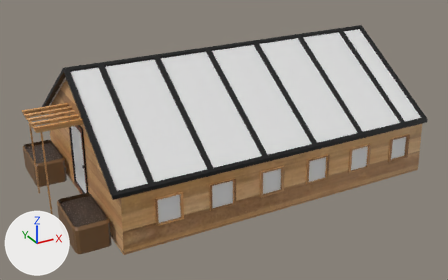
Renders of the FBX model Assets/3D Models/Greenhouse6.fbx from each side of a commit.
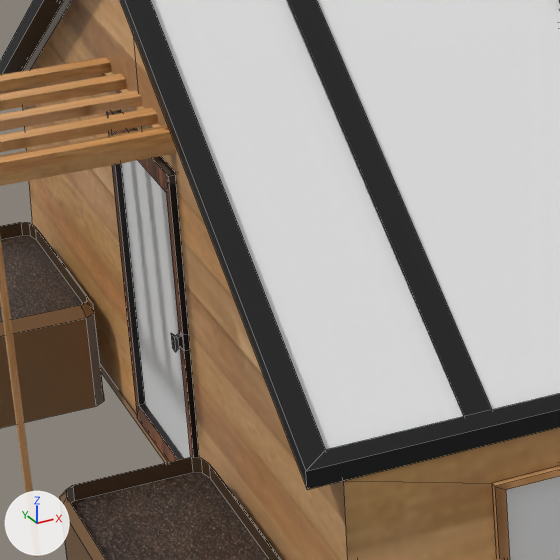
Each version is shown whole from a camera (50 mm lens) standing at (-44.4, -78.7, 43.6) and looking at (-2.2, -2.0, 5.2), then close up on the part from 10% to 38% of the width and 32% to 77% of the height. Lighting does not change. The marker at lower left points along +X, +Y and +Z. The close-ups show mesh edges as thin lines. Where no turn or scale is listed for an object, it has been applied to the vertices.

Names of what the first close-up shows: 'Door', 'Plant_bed2', 'Roof', 'Windows', 'doorWindow', 'front_topper', 'greenhousebody', 'plant_bed', 'roof_bars', 'roof_windows'.
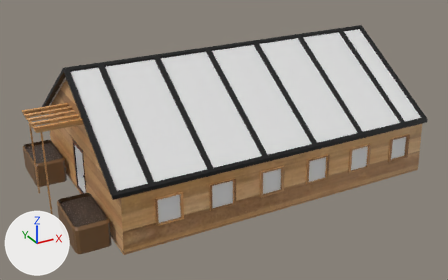
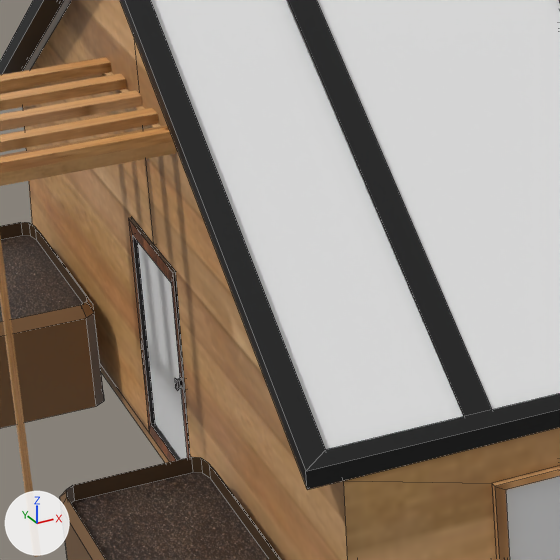
Where the newer file only moved an object's origin or applied its transform, the numbers keep the older frame.

What changed in the scene script:
```text
Change me_cube:
    used by ob_greenhousebody; location = (2.21, 0.03, 5.46)
    remove me_cube.from_pydata(...)  # 366 vertices, 335 faces; spans x -33.7..22.1, y -17.1..17.0, z -8.7..13.6
    add me_cube.from_pydata(...)  # 474 vertices, 444 faces; spans x -33.7..22.1, y -17.1..17.0, z -8.7..13.6
    me_cube part 2: 11 vertices moved from x -26.5..-25.9, y -3.4..3.4, z -4.8..6.6 to x -26.5..-25.9, y -2.4..2.5, z -4.8..2.9
Change me_plane:
    where me_plane.from_pydata(...)  # 8 vertices, 6 faces; spans x -0.12..0.12, y -2.98..2.98, z -5.2..5.2
    used by ob_doorwindow; location = (-24.07, 0.0, 6.31)
    me_plane part 1: the whole mesh is scaled about its middle by (0.696, 0.717, 0.696), then moved by (0.03, 0.05, -1.86)
Change ob_door:
    ob_door.location: (-24.37, 2.96, 6.33) -> (-24.25, 2.17, 4.46)
    ob_door.scale: (0.01, 0.01, 0.01) -> (0.00696, 0.00696, 0.00717)
```

Boxes [x1, y1, x2, y2] around the edits, measured in the close-ups (560 x 560 px; the box of a moved part takes in the faces that stretch with it):
'doorWindow', mesh rescaled (27% narrower, 27% shorter)
    before: [121, 160, 190, 459]
    after: [137, 241, 187, 459]
'Door', moved, rescaled (33% narrower, 30% shorter)
    before: [106, 110, 199, 462]
    after: [128, 217, 190, 462]
part 2 of me_cube, moved or reshaped
    both: [84, 35, 262, 525]
